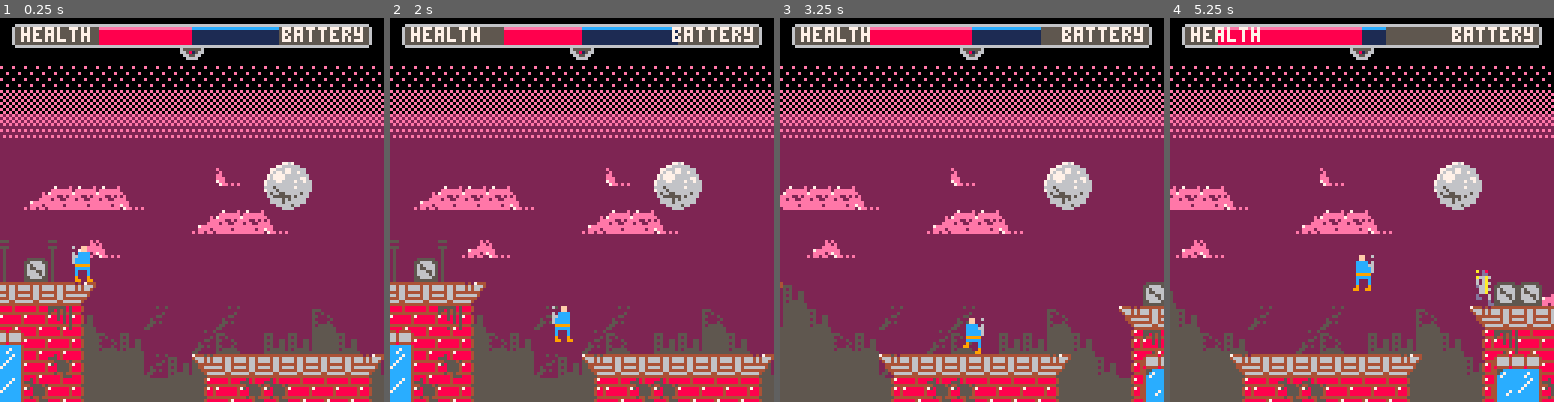
Above: before the commit, frames 1-4 (left to right).
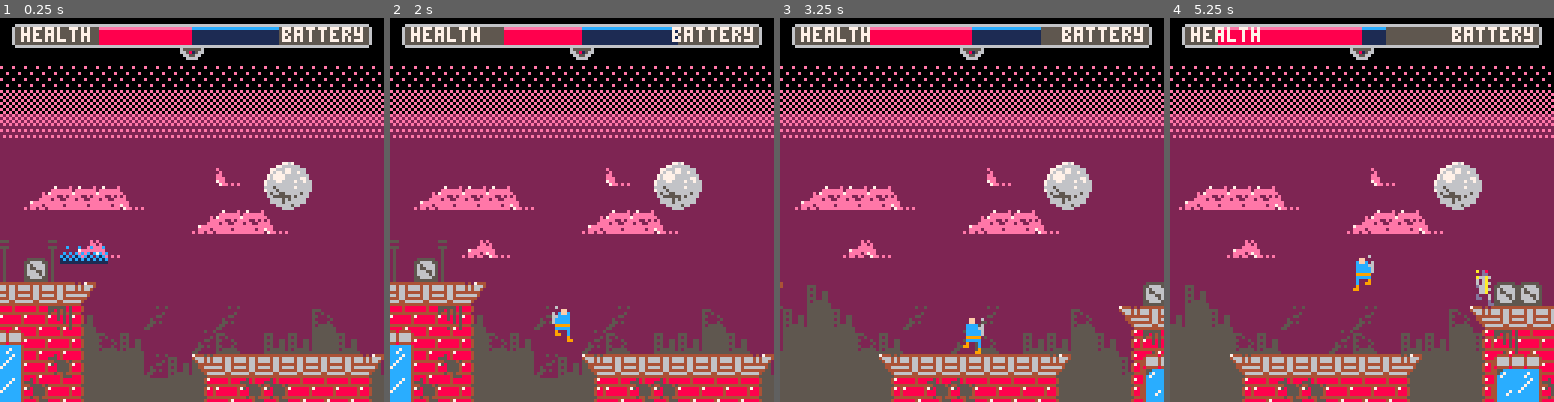
Above: after the commit, the same moments.

Repository: evanminto/ludum-dare-44
Game: PICO-8 cartridge ludum-dare-44.p8
Two runs of this game, one before a commit and one after it. Both use one fixed random seed, a clock stepped at 60 frames per second and the inputs below.
Inputs:
- Up to frame 1 (0.25 s): no input
- Up to frame 2 (2 s): tap X (X key) at 0.33, 1.07, 1.85 s; tap O (Z key) at 0.7, 1.7 s; hold Right from 1.6 s (still down)
- Up to frame 3 (3.25 s): release Right at 2.1 s; tap O (Z key) at 2.1, 2.5, 2.9 s; hold Up 2.15-2.42 s; hold Right 2.47-3.03 s; tap X (X key) at 2.97 s; hold Left from 3.08 s (still down)
- Up to frame 4 (5.25 s): tap O (Z key) every 0.4 s from 3.3 to 4.9 s; release Left at 3.58 s; hold Right 4.02-4.68 s; tap X (X key) at 4.08, 5.2 s; hold Up 4.73-5.03 s; hold Left from 5.08 s (still down)

The runs differ from the first frame. In frame 1, 0.5% of the frame differs, in the area x 15-29%, y 59-69%; in frame 2, less than 0.1%; in frame 3, 6.4%; in frame 4, 6.9%, in the area x 0-100%, y 39-93%.

Commit message:
Sound fx, spawn animation, jump sprites

Diff:
--- a/ludum-dare-44.p8
+++ b/ludum-dare-44.p8
@@ -16,6 +16,13 @@
   player = 0,
   roof = 23,
   teleporter = 77,
+}
+
+sound = {
+  jump = 0,
+  time2health = 1,
+  health2time = 2,
+  damage = 3
 }
 
 config = {
@@ -44,8 +51,15 @@
     {
       start = {0,16},
       size = {74,16},
-      camerafollow = 0.5,
-      transparent = 2,
+      camerafollow = 0.125,
+      transparent = {2,5},
+      repeatx = 2,
+    },
+    {
+      start = {0,16},
+      size = {74,16},
+      camerafollow = 0.25,
+      transparent = {2,7,14},
       repeatx = 2,
     },
     {
@@ -344,6 +358,7 @@
 
 function player:init()
   self.xmax = levels[1].width
+  self.respawntimer = config.respawnframes
 end
 
 function player:gethitbox()
@@ -367,6 +382,7 @@
 function player:hurt(amount)
   self.health -= amount
   self:checkhealthtime()
+  sfx(sound.damage)
 end
 
 function player:starthitstun()
@@ -501,11 +517,13 @@
     if (self.onplatform or (self.lastonplatform ~= nil and frame - self.lastonplatform <= config.latejumpframes)) and not self.jumpblocked then
       self.vel.y -= config.jumpspeed
       self.jumptimer = config.maxjumpframes
+      sfx(sound.jump)
     end
 
     if self.jumptimer > 0 then
       gravity = config.gravity * ((1 - config.ascentcontrol) + config.ascentcontrol * (1 - self.jumptimer / config.maxjumpframes))
       self.jumptimer -= 1
+      self.sprite = sprite('player2')
     end
 
     if config.tickevent == 'move' then
@@ -515,13 +533,17 @@
     self.jumpblocked = true
   else
     self.jumpblocked = false
+
+    if not self.onplatform then
+      self.sprite = sprite('player3')
+    end
   end
 
   if btn(4) then
     if not btn(5) then
       local success = self:time2health()
       if success and not self.time2healthsfxplayed then
-        sfx(1)
+        sfx(sound.time2health)
         self.time2healthsfxplayed = true
       end
     end
@@ -533,7 +555,7 @@
     if not btn(4) then
       local success = self:health2time()
       if success and not self.health2timesfxplayed then
-        sfx(2)
+        sfx(sound.health2time)
         self.health2timesfxplayed = true
       end
     end
@@ -857,6 +879,8 @@
   end)
 
   self.width = #config.levelsections * 128 * 8
+
+  self.player:init()
 end
 
 function level:update()
@@ -964,6 +988,8 @@
       flags = getbitfield(l.flags)
     end
 
+    palt()
+
     if l.transparent ~= nil then
       palt(0, false)
 
@@ -974,8 +1000,6 @@
       else
         palt(l.transparent, true)
       end
-    else
-      palt()
     end
 
     if l.level then
@@ -1087,12 +1111,12 @@
 099009900990000000000990e2ee2ee2eeeeeeee27ee2e2e5555555555555555070000000700007000aaaa0000777700000000000000000000000dd00dd00000
 22222277672222220000000000000000000000000000000000000000000000000000000000000000000000000000000000000000000000006555555606666660
 2222776666662222000000000000000000000000000000000000000000000000000000000000000000000000000000000000000000000000665815666eeeeee6
-22776667766666220000000000000000000000000000000000000000000000000000000000000000000000000000000000000000000000000665566068888886
+2277666776666622000000000000000000000000000000000000000000000000000000000000000000000000000000000000000000c000c00665566068888886
 22767767766766220000000000000000000000000000000000000000000000000000000000000000000000000000000000000000000000000066660068888886
-27677776666666620000000000000000000000000000000000000000000000000000000000000000000000000000000000000000000000000000000068888886
-27677776666677620000000000000000000000000000000000000000000000000000000000000000000000000000000000000000000000000000000068888886
-76667766667667660000000000000000000000000000000000000000000000000000000000000000000000000000000000000000000000000000000068888886
-76666666666666660000000000000000000000000000000000000000000000000000000000000000000000000000000000000000000000000000000006666660
+276777766666666200000000000000000000000000000000000000000000000000000000000000000000000000000000000000000c0c0c0c0000000068888886
+27677776666677620000000000000000000000000000000000000000000000000000000000000000000000000000000000000000c1c0c1c00000000068888886
+766677666676676600000000000000000000000000000000000000000000000000000000000000000000000000000000000000001c1c1c1c0000000068888886
+76666666666666660000000000000000000000000000000000000000000000000000000000000000000000000000000000000000111111110000000006666660
 66656666667666660000000022222222000000000000000000000000000000000000000000000000000000000000000000000000000000000000000000000000
 76665666666666660000000022222222000000000000000000000000000000000000000000000000000000000000000000000000000000000000000000000000
 26566556666656620000000022222222000000000000000000000000000000000000000000000000000000000000000000000000000000000000000000000000
